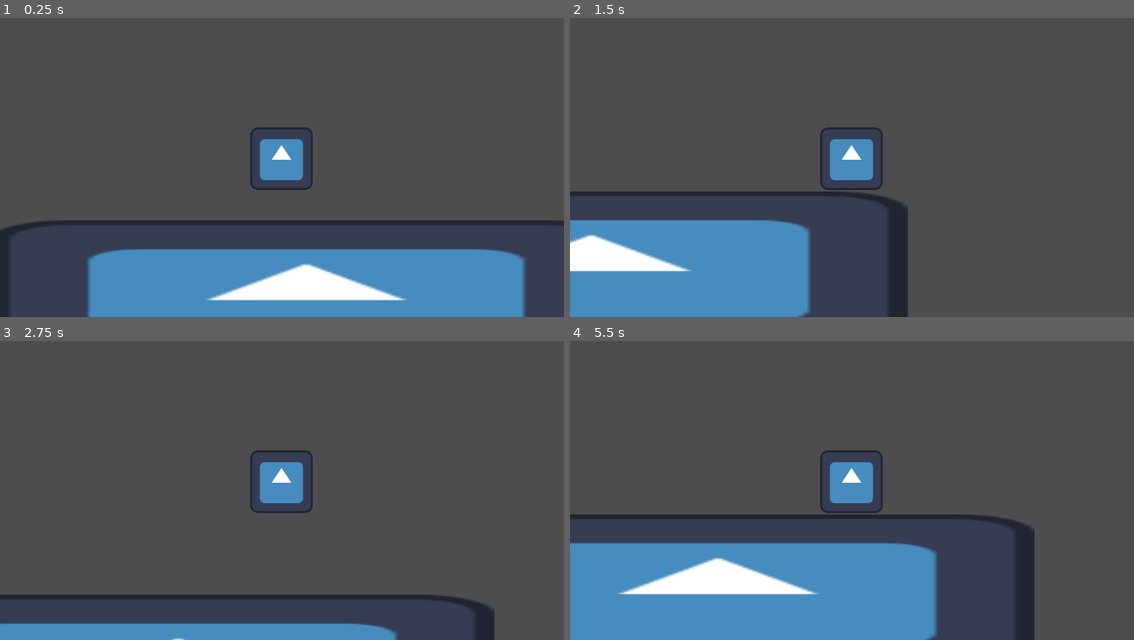
Above: before the commit, frames 1-4 (two rows, left to right).
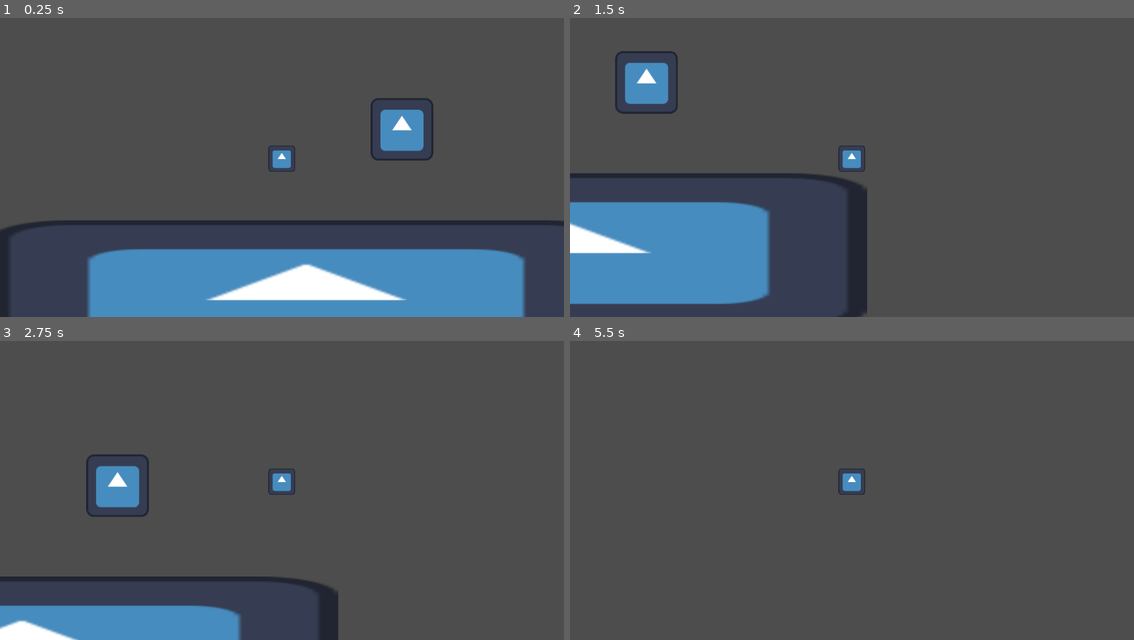
Above: after the commit, the same moments.

Repository: lostlp09/BlockStory
Game: Godot game, scene res://node_2d.tscn
The game is run twice, just before and just after one commit, with the same random seed, the same clock (stepped at 60 frames per second) and the same inputs. The engine's default icon, where the game draws it, is replaced by a stand-in: a white triangle on a blue panel in a dark square.
Inputs (mouse positions are in pixels of both pictures, inside the frame that each line leads up to):
- Up to frame 1 (0.25 s): no input
- Up to frame 2 (1.5 s): tap Enter (ui_accept) at 0.5, 0.77 s; move the mouse to (976, 143) at 0.52 s; hold Right (ui_right) from 0.53 s (still down); tap E (Dash) at 0.6 s; click (976, 143) at 0.8 s; move the mouse to (739, 173) at 1.27 s; click (739, 173) at 1.35 s
- Up to frame 3 (2.75 s): tap Enter (ui_accept) at 1.52 s; tap Q (Beam, bound only after the commit) at 1.55, 2.1 s; move the mouse to (338, 412) at 2.02 s; release Right (ui_right) at 2.03 s; hold Left (ui_left) from 2.03 s (still down); click (338, 412) at 2.17 s; tap E (Dash) at 2.3 s
- Up to frame 4 (5.5 s): move the mouse to (823, 544) at 2.77 s; release Left (ui_left) at 2.78 s; hold Right (ui_right) 2.78-4.28 s; tap E (Dash) at 2.85, 4.55 s; tap Enter (ui_accept) at 3.02, 3.77, 4.52 s; click (823, 544) at 3.05 s; move the mouse to (1021, 529) at 3.52 s; click (1021, 529) at 3.6 s; tap Q (Beam, bound only after the commit) at 3.8, 4.35 s; move the mouse to (682, 433) at 4.27 s; hold Left (ui_left) 4.28-5.03 s; click (682, 433) at 4.42 s; move the mouse to (880, 481) at 5.02 s; hold Right (ui_right) from 5.03 s (still down); tap Alt at 5.1 s; click (880, 481) at 5.3 s

The runs differ from the first frame. In frame 1, 2.6% of the frame differs, in the area x 44-77%, y 26-58%; in frame 2, 15%; in frame 3, 10%; in frame 4, 25%, in the area x 0-83%, y 36-100%.

Commit message:
Added Abililty
I added a beam which you can unlock in the future of the game

Diff:
--- /dev/null
+++ b/new_game_project/ability.gd
@@ -0,0 +1,44 @@
+extends Node2D
+
+@onready var World = $"../.."
+@onready var player = $".."
+const BeamEffect = preload("res://beameffekt.tscn")
+var AllowToBeam = true
+# Called when the node enters the scene tree for the first time.
+func _ready() -> void:
+	pass # Replace with function body.
+# Called every frame. 'delta' is the elapsed time since the previous frame.
+func _physics_process(delta: float) -> void:
+	if Input.is_action_just_pressed("Beam"):
+		if AllowToBeam:
+			Beam()
+
+
+func Beam() ->void:
+	AllowToBeam = false
+	print("yo")
+	var BeamObject = BeamEffect.instantiate()
+	World.add_child(BeamObject)
+	print(BeamObject.get_parent())
+	var direction = (get_global_mouse_position() - player.position).normalized()
+	var Area = Area2D.new()
+	var Collision = CollisionShape2D.new()
+	var Shape = RectangleShape2D.new()
+	Shape.size = Vector2(2000,100)
+	World.add_child(Area)
+	Area.add_child(Collision)
+	Collision.shape = Shape
+	var Position = player.position + (30 + Shape.size.x/2) * direction
+	Area.position = Position
+	BeamObject.position = Position
+	Area.rotation = direction.angle()
+	BeamObject.rotation = direction.angle()
+	await  get_tree().physics_frame
+	for EnemyArea in Area.get_overlapping_areas():
+		print(EnemyArea)
+		if EnemyArea.get_parent().is_in_group("Enemy"):
+			var Enemy = EnemyArea.get_parent()
+			Enemy.GetDamageCall.bind(30).call()
+	Area.queue_free()
+	await get_tree().create_timer(10).timeout
+	AllowToBeam = true
--- /dev/null
+++ b/new_game_project/attack1.tscn
@@ -0,0 +1,3 @@
+[gd_scene format=3 uid="uid://chugecwfk3cre"]
+
+[node name="Attack1" type="Node2D" unique_id=1838345179]
--- /dev/null
+++ b/new_game_project/beameffekt.gd
@@ -0,0 +1,21 @@
+extends Node2D
+
+@onready var Pan = $Panel
+# Called when the node enters the scene tree for the first time.
+func _ready() -> void:
+	var originalPanelSize = Pan.size
+	var originalPanelPos = Pan.position
+	var index = 0
+	while  Pan.size.y > 0.1:
+		index += 0.04
+		var returnValue =  (1 - sigmoid(index))
+		Pan.size.y = returnValue * originalPanelSize.y
+		Pan.position.y = returnValue * originalPanelPos.y
+		print(returnValue)
+		await get_tree().create_timer(0.01).timeout
+	self.queue_free()
+
+
+
+func sigmoid(x) -> float:
+	return 	1/(1+exp(-x*7)) *2 -1
--- /dev/null
+++ b/new_game_project/beameffekt.tscn
@@ -0,0 +1,18 @@
+[gd_scene format=3 uid="uid://c3vksxpo8gamr"]
+
+[ext_resource type="Script" uid="uid://d3gf4m2m1eg7" path="res://beameffekt.gd" id="1_yjyjv"]
+
+[sub_resource type="StyleBoxFlat" id="StyleBoxFlat_yjyjv"]
+bg_color = Color(0.9032311, 0.87506336, 1.540184e-06, 1)
+
+[node name="Beameffekt" type="Node2D" unique_id=696947622]
+script = ExtResource("1_yjyjv")
+
+[node name="Panel" type="Panel" parent="." unique_id=177556191]
+offset_left = -1000.0
+offset_top = -30.0
+offset_right = 1000.0
+offset_bottom = 30.0
+theme_override_styles/panel = SubResource("StyleBoxFlat_yjyjv")
+
+[node name="Camera2D" type="Camera2D" parent="." unique_id=1927505964]
--- /dev/null
+++ b/new_game_project/enemy.gd
@@ -0,0 +1,16 @@
+extends CharacterBody2D
+@export var GetDamageCall:Callable
+
+# Called when the node enters the scene tree for the first time.
+func _ready() -> void:
+	GetDamageCall = GetDamage
+	pass # Replace with function body.
+
+
+# Called every frame. 'delta' is the elapsed time since the previous frame.
+func _process(delta: float) -> void:
+	pass
+func GetDamage(Amount):
+	self.set_meta("Health",self.get_meta("Health")- Amount)
+	print(self.get_meta("Health"))
+	pass
--- a/new_game_project/node_2d.tscn
+++ b/new_game_project/node_2d.tscn
@@ -2,12 +2,15 @@
 
 [ext_resource type="Script" uid="uid://dc2tyapas16kr" path="res://player.gd" id="1_0e48y"]
 [ext_resource type="Texture2D" uid="uid://b1x1m24lwuisq" path="res://icon.svg" id="2_epypp"]
+[ext_resource type="Script" uid="uid://bex0genodabg7" path="res://ability.gd" id="3_0hol4"]
+[ext_resource type="Script" uid="uid://d1xa2g7dfuwoy" path="res://enemy.gd" id="3_epypp"]
+[ext_resource type="Script" uid="uid://cqi2vca8qde7a" path="res://normal_combat.gd" id="4_q6r6c"]
 
 [sub_resource type="RectangleShape2D" id="RectangleShape2D_0hol4"]
 size = Vector2(130, 128)
 
 [sub_resource type="RectangleShape2D" id="RectangleShape2D_0e48y"]
-size = Vector2(148, 146)
+size = Vector2(148, 128)
 
 [sub_resource type="RectangleShape2D" id="RectangleShape2D_q6r6c"]
 size = Vector2(1296.5, 321)
@@ -15,9 +18,18 @@
 [sub_resource type="RectangleShape2D" id="RectangleShape2D_epypp"]
 size = Vector2(705.15985, 209)
 
+[sub_resource type="RectangleShape2D" id="RectangleShape2D_kdubu"]
+size = Vector2(705.15985, 208.1457)
+
+[sub_resource type="RectangleShape2D" id="RectangleShape2D_d21ai"]
+
+[sub_resource type="RectangleShape2D" id="RectangleShape2D_rj586"]
+size = Vector2(134, 131)
+
 [node name="Node2D" type="Node2D" unique_id=778891098]
 
 [node name="Player" type="CharacterBody2D" parent="." unique_id=2139025381]
+scale = Vector2(0.425, 0.425)
 script = ExtResource("1_0e48y")
 
 [node name="Sprite2D" type="Sprite2D" parent="Player" unique_id=688744677]
@@ -30,22 +42,28 @@
 [node name="PlayerArea" type="Area2D" parent="Player" unique_id=3718947]
 
 [node name="CollisionShape2D" type="CollisionShape2D" parent="Player/PlayerArea" unique_id=1566131354]
-position = Vector2(-1, 1)
+position = Vector2(-1, 0)
 shape = SubResource("RectangleShape2D_0e48y")
 
 [node name="RayCast2D" type="RayCast2D" parent="Player" unique_id=1017120414]
 scale = Vector2(1, 26.43)
 target_position = Vector2(-75, 0)
 
-[node name="World" type="Node2D" parent="." unique_id=1819857777]
+[node name="Abilitys" type="Node2D" parent="Player" unique_id=1051382100]
+script = ExtResource("3_0hol4")
 
-[node name="StaticBody2D" type="StaticBody2D" parent="World" unique_id=1456948089]
+[node name="normalCombat" type="Node2D" parent="Player" unique_id=20837946]
+script = ExtResource("4_q6r6c")
 
-[node name="CollisionShape2D" type="CollisionShape2D" parent="World/StaticBody2D" unique_id=1993894904]
+[node name="Map" type="Node2D" parent="." unique_id=1819857777]
+
+[node name="StaticBody2D" type="StaticBody2D" parent="Map" unique_id=1456948089]
+
+[node name="CollisionShape2D" type="CollisionShape2D" parent="Map/StaticBody2D" unique_id=1993894904]
 position = Vector2(54.75, 344)
 shape = SubResource("RectangleShape2D_q6r6c")
 
-[node name="Sprite2D" type="Sprite2D" parent="World/StaticBody2D" unique_id=892868113]
+[node name="Sprite2D" type="Sprite2D" parent="Map/StaticBody2D" unique_id=892868113]
 position = Vector2(49.5, 344.5)
 scale = Vector2(10.1015625, 2.4765625)
 texture = ExtResource("2_epypp")
@@ -62,14 +80,16 @@
 [node name="WallArea" type="Area2D" parent="Wall" unique_id=1577776976 groups=["Wall"]]
 
 [node name="WallArea" type="CollisionShape2D" parent="Wall/WallArea" unique_id=254241790]
-scale = Vector2(0.99999946, 1)
-shape = SubResource("RectangleShape2D_epypp")
+position = Vector2(0, 0.31441784)
+scale = Vector2(0.9999992, 1)
+shape = SubResource("RectangleShape2D_kdubu")
 
 [node name="Wall2" type="StaticBody2D" parent="." unique_id=1280284171]
 position = Vector2(-305.99997, -184)
 scale = Vector2(-0.051052302, 1.5902323)
 
 [node name="CollisionShape2D" type="CollisionShape2D" parent="Wall2" unique_id=1217193897]
+scale = Vector2(0.9999999, 1)
 shape = SubResource("RectangleShape2D_epypp")
 
 [node name="WallArea" type="Area2D" parent="Wall2" unique_id=1369223606 groups=["Wall"]]
@@ -77,3 +97,20 @@
 [node name="WallArea" type="CollisionShape2D" parent="Wall2/WallArea" unique_id=747172423]
 scale = Vector2(0.99999946, 1)
 shape = SubResource("RectangleShape2D_epypp")
+
+[node name="Enemy" type="CharacterBody2D" parent="." unique_id=1970282466 groups=["Enemy"]]
+position = Vector2(245, 0)
+script = ExtResource("3_epypp")
+metadata/Health = 100
+
+[node name="Texture" type="Sprite2D" parent="Enemy" unique_id=265707814]
+texture = ExtResource("2_epypp")
+
+[node name="CollisionShape2D" type="CollisionShape2D" parent="Enemy" unique_id=1123598350]
+shape = SubResource("RectangleShape2D_d21ai")
+
+[node name="Area2D" type="Area2D" parent="Enemy" unique_id=1824555014]
+
+[node name="EnemyCollsion" type="CollisionShape2D" parent="Enemy/Area2D" unique_id=1078648453]
+position = Vector2(1, -0.5)
+shape = SubResource("RectangleShape2D_rj586")
--- /dev/null
+++ b/new_game_project/normal_combat.gd
@@ -0,0 +1,11 @@
+extends Node2D
+var allowedToAttack = true
+@onready var player = $".."
+# Called when the node enters the scene tree for the first time.
+func _ready() -> void:
+	pass # Replace with function body.
+
+
+func physics_process(delta: float) -> void:
+	if Input.is_action_just_pressed("Attack") and allowedToAttack:
+		var direction = (get_global_mouse_position() - player.position).normalized()
--- a/new_game_project/player.gd
+++ b/new_game_project/player.gd
@@ -1,46 +1,38 @@
 extends CharacterBody2D
-var velocity_Y = 0
-const MaxVelocity_X = 300
+const MaxVelocity_X = 600
 @onready var Camera = $"../Camera2D"
 const MaxGravity = -40
 var isDashing = false
 var AllowedToDash = true
+@onready var World = $".."
 @onready var RayCast =  $RayCast2D
 @onready var PlayerArea = $PlayerArea
 var OnWall = false
 var Gravity = 30
+
 func _ready() -> void:
 	PlayerArea.area_entered.connect( func (area):
 		if area.is_in_group("Wall") and  not self.is_on_floor() :
 			OnWall = true
 			self.velocity.y = 0)
 	PlayerArea.area_exited.connect(func (area): OnWall = false)
-
-	pass # Replace with function body.
 func _physics_process(delta: float) -> void:
-	print(OnWall)
 	if is_on_floor():
 		if not isDashing:
 			AllowedToDash = true
 		if OnWall:
 			OnWall = false
 	var axis = Input.get_axis("ui_left","ui_right")
-
 	if not isDashing :
 		if OnWall:
 			Gravity = 5
 		else:
 			Gravity = 30
-
-		self.velocity.y =move_toward(self.velocity.y,3000,Gravity) * delta * 60
-		self.velocity.x = move_toward(self.velocity.x,MaxVelocity_X * axis,50) * delta * 60
-
-
+		self.velocity.y = move_toward(self.velocity.y,3000 ,Gravity * delta * 60)
+		self.velocity.x = move_toward(self.velocity.x,MaxVelocity_X * axis,50 * delta * 60)
 	else:
 		Dash(delta)
-
 	if Input.is_action_just_pressed("ui_accept"):
-
 		if self.is_on_floor():
 			self.velocity.y = -900
 		elif OnWall:
@@ -49,8 +41,15 @@
 				PositiveOrNegative = 1
 			self.velocity = Vector2(PositiveOrNegative *  800,-800)
 			OnWall = false
-
-	if Input.is_action_just_pressed("Dash") and  not isDashing and axis != 0 and AllowedToDash:
+	if Input.is_action_just_pressed("Dash") and  not isDashing and AllowedToDash:
+		print("run")
+		if OnWall :
+			if RayCast.is_colliding():
+				axis = 1
+			else:
+				axis = -1
+		elif axis == 0:
+			axis = 1
 		self.velocity.x = 2000 * axis
 		self.velocity.y = 0
 		isDashing = true
@@ -59,16 +58,9 @@
 	pass
 func Dash(delta) ->void:
 	AllowedToDash = false
+	self.velocity.y = 0
 	self.velocity.x = move_toward(self.velocity.x,0, 4500 *delta)
 	print(self.velocity.x)
 	if self.velocity.x == 0:
 		print("done")
 		isDashing = false
-
-
-
-
-
-
-func Beam() ->void:
-	pass
--- a/new_game_project/project.godot
+++ b/new_game_project/project.godot
@@ -22,6 +22,7 @@
 [global_group]
 
 Wall=""
+Enemy=""
 
 [godots]
 
@@ -50,3 +51,13 @@
 "events": [Object(InputEventKey,"resource_local_to_scene":false,"resource_name":"","device":-1,"window_id":0,"alt_press …(192 unchanged characters)…
 ]
 }
+Beam={
+"deadzone": 0.2,
+"events": [Object(InputEventKey,"resource_local_to_scene":false,"resource_name":"","device":-1,"window_id":0,"alt_pressed":false,"shift_pressed":false,"ctrl_pressed":false,"meta_pressed":false,"pressed":false,"keycode":0,"physical_keycode":81,"key_label":0,"unicode":113,"location":0,"echo":false,"script":null)
+]
+}
+Attack={
+"deadzone": 0.2,
+"events": [Object(InputEventMouseButton,"resource_local_to_scene":false,"resource_name":"","device":-1,"window_id":0,"alt_pressed":false,"shift_pressed":false,"ctrl_pressed":false,"meta_pressed":false,"button_mask":0,"position":Vector2(0, 0),"global_position":Vector2(0, 0),"factor":1.0,"button_index":1,"canceled":false,"pressed":false,"double_click":false,"script":null)
+]
+}
Not shown, added: new_game_project/ability.gd.uid
Not shown, added: new_game_project/beameffekt.gd.uid
Not shown, added: new_game_project/enemy.gd.uid
Not shown, added: new_game_project/normal_combat.gd.uid
